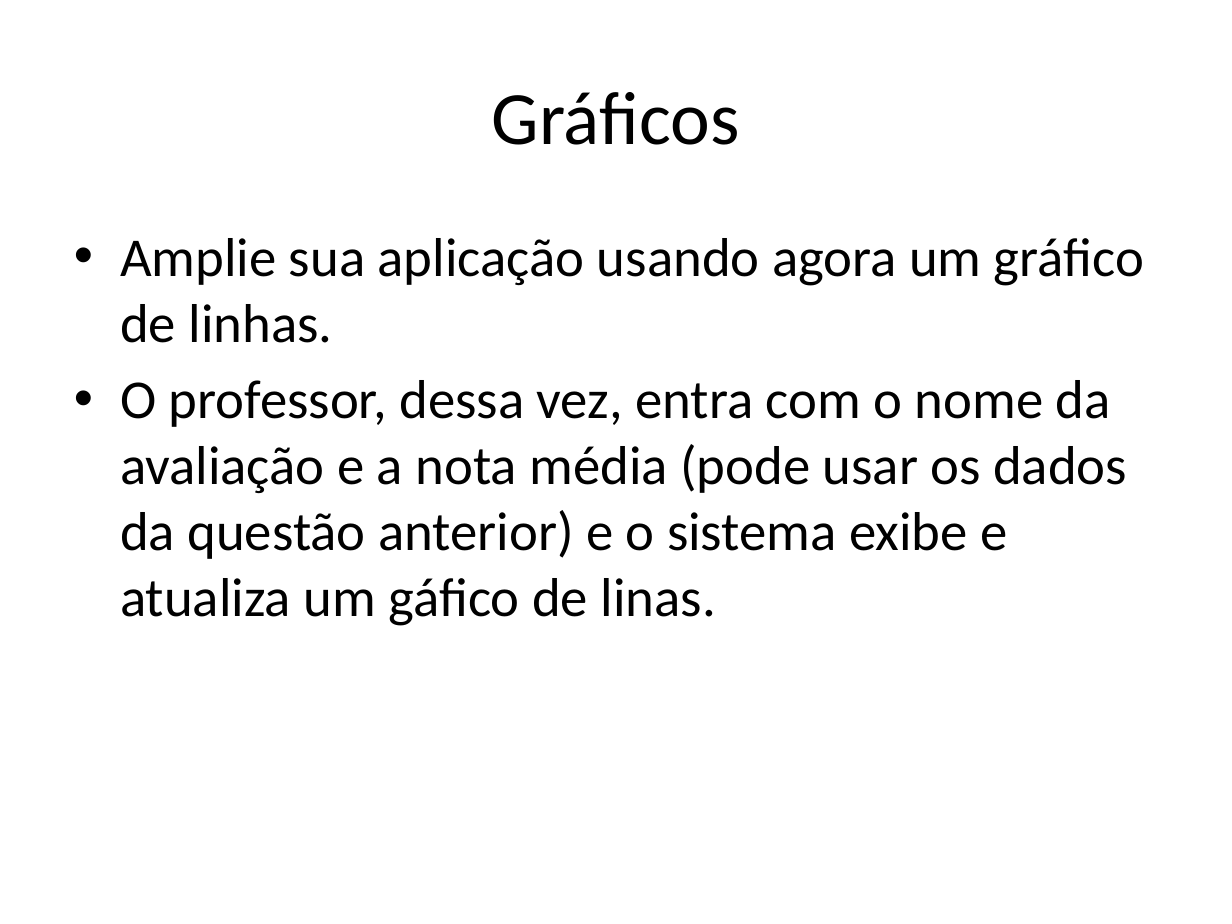
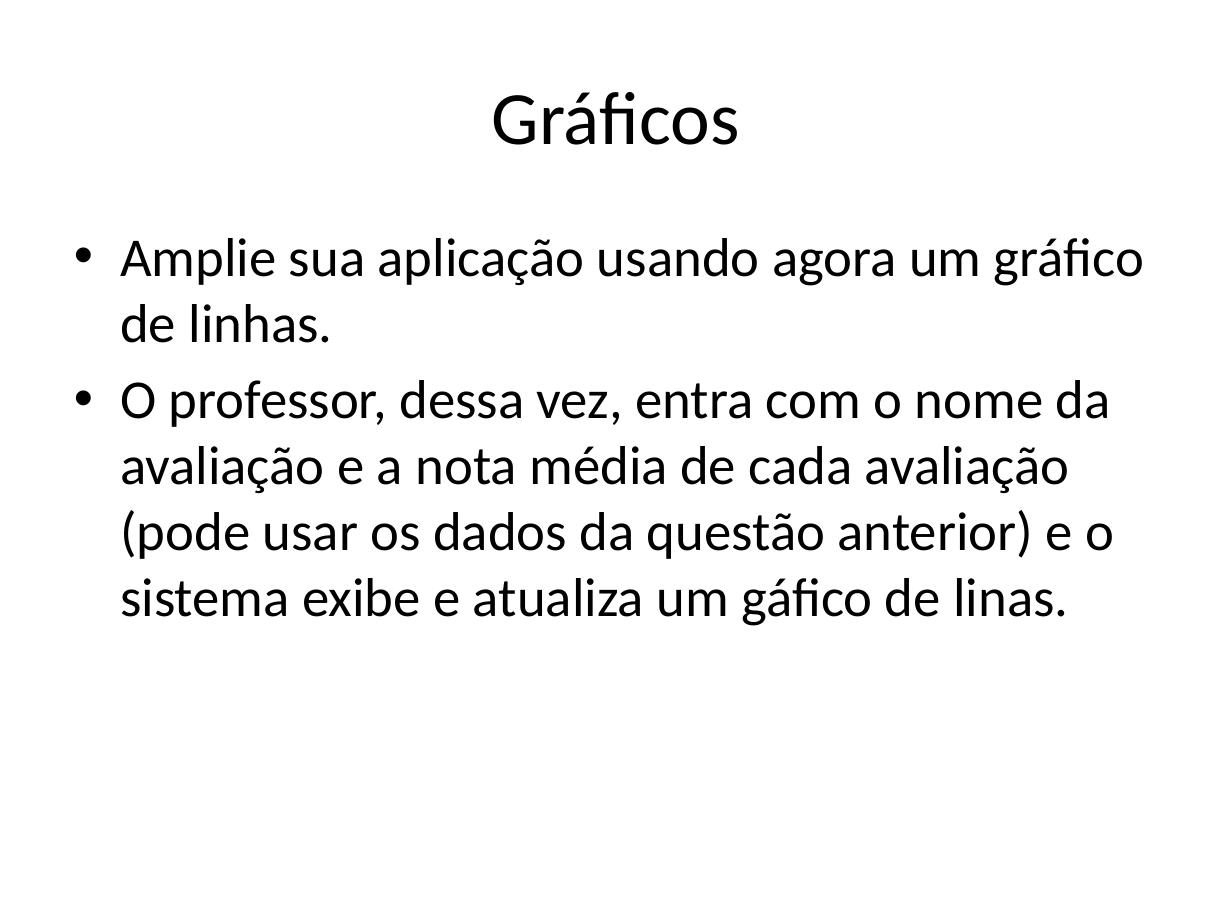
Before and after one commit to manoelnetom/inf012, a slide deck: slide 3 of ExecicioGraficos.pptx. Drawn at 1232x924 pixels with LibreOffice and Linux fonts; fonts in the diff are those of the drawing. Boxes give left, top, right and bottom in pixels: in the first picture for what was removed or moved away, otherwise in the second. Text is boxed around its words. In the diff, an @@ line names an element or a change of style, - is before the commit and + after.

```diff
--- a/ExecicioGraficos.pptx
+++ b/ExecicioGraficos.pptx
@@ text at [120, 380, 1114, 626]: text changed @@
-• O professor, dessa vez, entra com o nome da avaliação e a nota média (pode usar os dados da questão anterior) e o sistema exibe e atualiza um gáfico de linas.
+• O professor, dessa vez, entra com o nome da avaliação e a nota média de cada avaliação (pode usar os dados da questão anterior) e o sistema exibe e atualiza um gáfico de linas.
```
Also in this commit, not shown: 1 other file.
